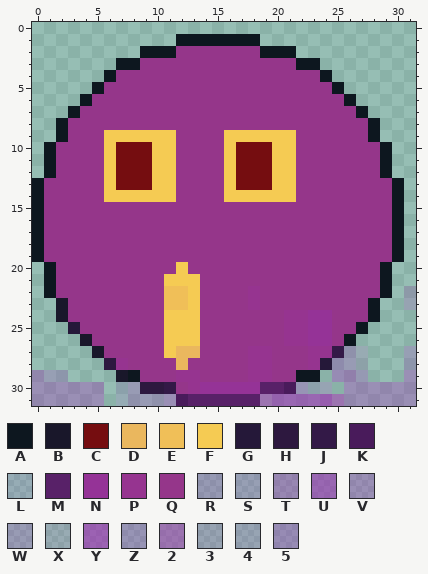
One commit to this pixel-art sprite: character/l1.png. That is the earlier state.
The file is 32x32 pixels. Pixels under 10% opacity are left out. Colours within 5 levels of each other are drawn and written as one.
Palette (. is transparent): A #0d171f  B #19172a  C #750d10  D #eab75e  E #f0bf58  F #f5cb53  G #251839  H #2d183f  J #331947  K #491b5b  L #9429bd1f  M #582168  N #953397  P #963490  Q #95368a  R #971eb13b  S #9c1fb631  T #9c26af5d  U #9b26b092  V #a221b64d  W #9e23b43a  X #a22eaa21  Y #a027b29c  Z #9924b646  2 #a22dad83  3 #9933a832  4 #9b2cb12e  5 #992db55a
Now the later version:
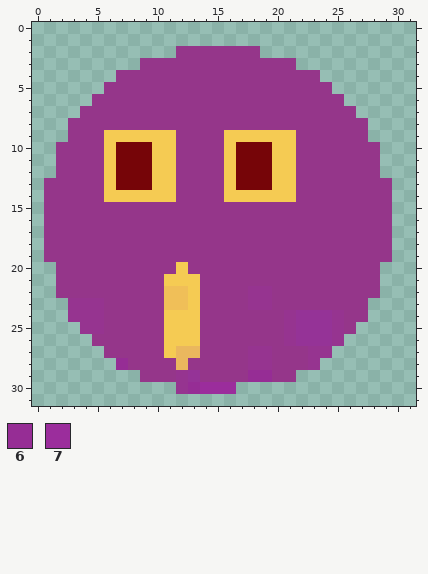
Colours new in this view: 6 #962d95  7 #9b2d9c
Edits made:
colour C: #750d10 -> #760508
Changed rows in their new state; - is a pixel that keeps its letter.
first column x 0:
 1 ------------.......-------------
 2 ---------...-------...----------
 3 -------..-------------..--------
 4 ------.-----------------.-------
 5 -----.-------------------.------
 6 ----.---------------------.-----
 7 ---.-----------------------.----
 8 --.-------------------------.---
 9 --.-------------------------.---
10 -.---------------------------.--
11 -.---------------------------.--
12 -.---------------------------.--
13 .-----------------------------.-
14 .-----------------------------.-
15 .-----------------------------.-
16 .-----------------------------.-
17 .-----------------------------.-
18 .-----------------------------.-
19 .-----------------------------.-
20 -.---------------------------.--
21 -.---------------------------.--
22 -.-----------------P---------.-.
23 --.PPP-------------P--------.--.
24 --.PPP----------------N--P--.---
25 ---.PP----------------N--P-.----
26 ----.-----------------N--P.-----
27 -----.-------------------...---.
28 ------.6----------------....---.
29 ...----..----N----66--..-...---.
30 ......-.....P6777........-......
31 ......-.........................
